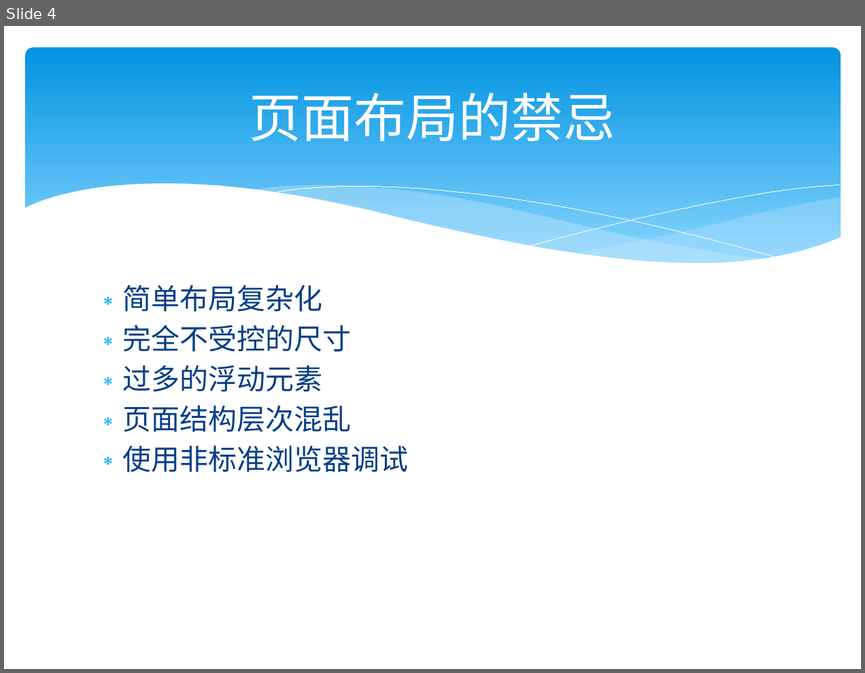
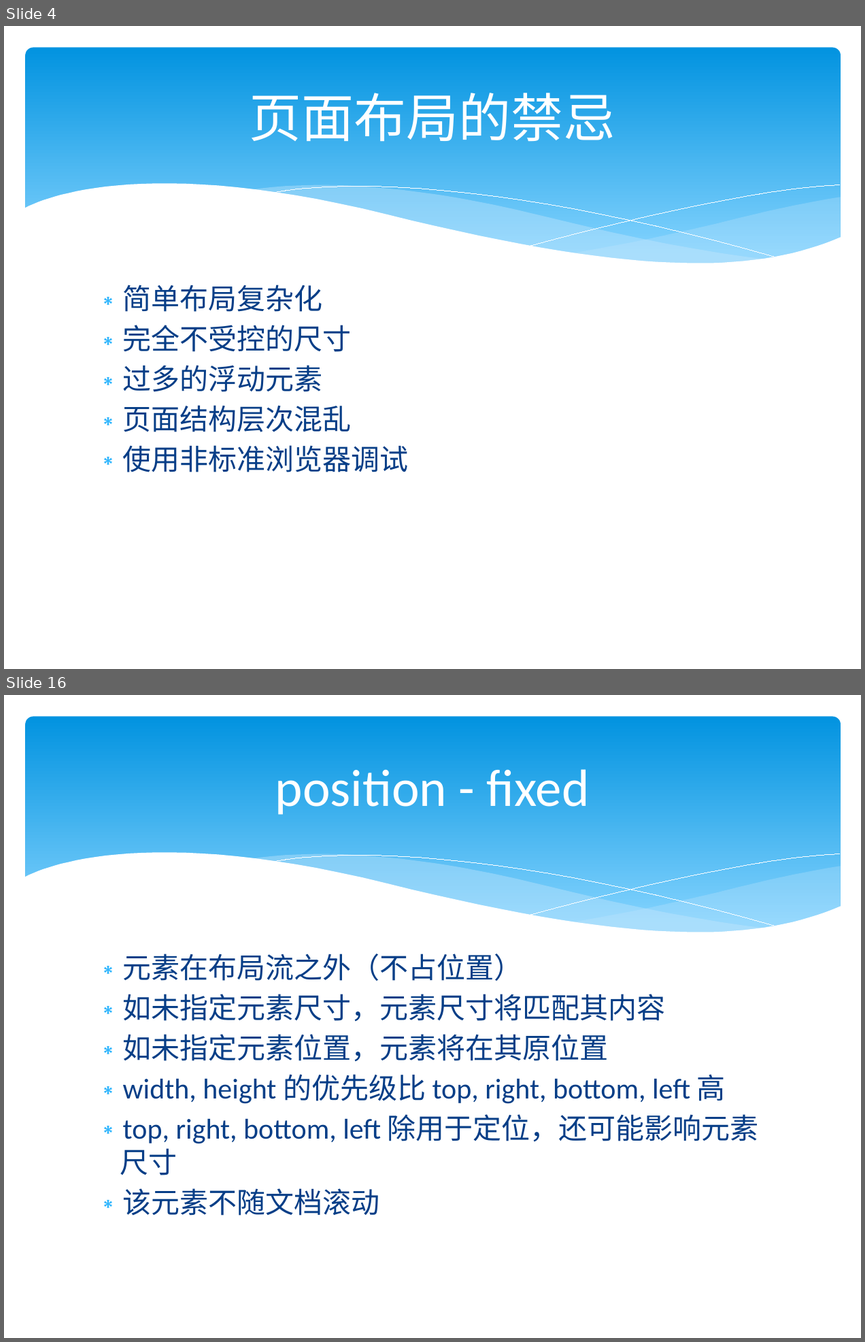
Before and after one commit to Hawkeyes0/HTML5-Test, a slide deck: Tour/Web前端技术_布局.pptx. Shown one above the other, each under a label of ours: slide 4 before the commit, slides 4 and 16 after it; the slides between them are not shown. The pictures are 865x673 and 865x1342 pixels, drawn with LibreOffice and Linux fonts; fonts in the diff are those of the drawing. Boxes give left, top, right and bottom in pixels: in the first picture for what was removed or moved away, otherwise in the second. Text is boxed around its words. In the diff, an @@ line names an element or a change of style, - is before the commit and + after.

Commit message:
更新布局资料

```diff
--- a/Tour/Web前端技术_布局.pptx
+++ b/Tour/Web前端技术_布局.pptx
@@ slide 16 added at bbox=[4, 695, 861, 1338], background #FFFFFF; not listed: 6 template elements that a slide beside it also shows @@
@@ title added at bbox=[275, 769, 589, 815], 44 pt, text #FFFFFF @@
+position - fixed
@@ text added at bbox=[120, 953, 759, 1215], 24 pt, text #073E87 @@
+∗ 元素在布局流之外（不占位置）
+∗ 如未指定元素尺寸，元素尺寸将匹配其内容
+∗ 如未指定元素位置，元素将在其原位置
+∗ width, height 的优先级比 top, right, bottom, left 高
+∗ top, right, bottom, left 除用于定位，还可能影响元素尺寸
+∗ 该元素不随文档滚动
```
Also in this commit, not shown: 3 slides changed, 18 other slides added, 3 other files.
